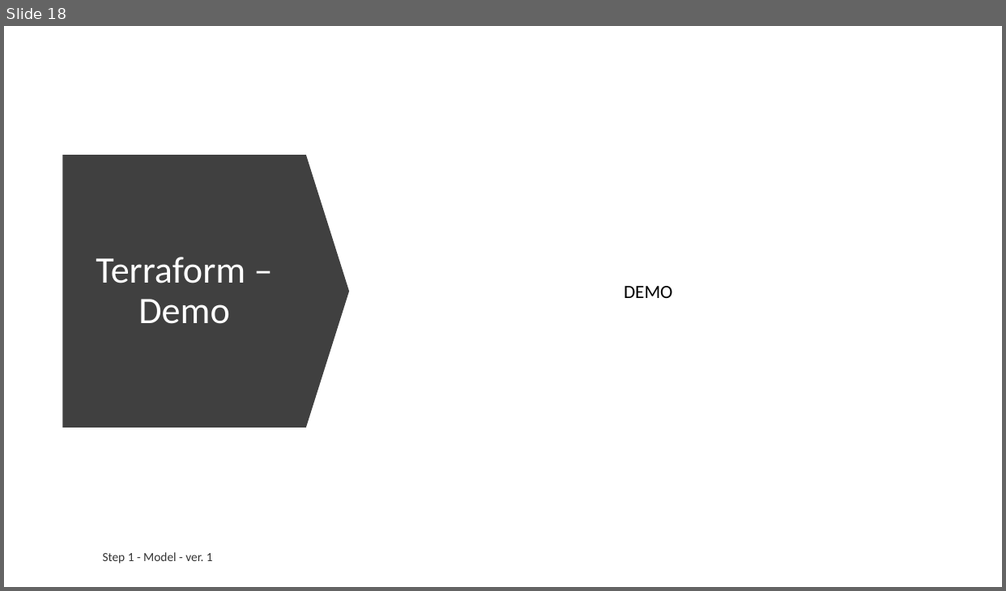
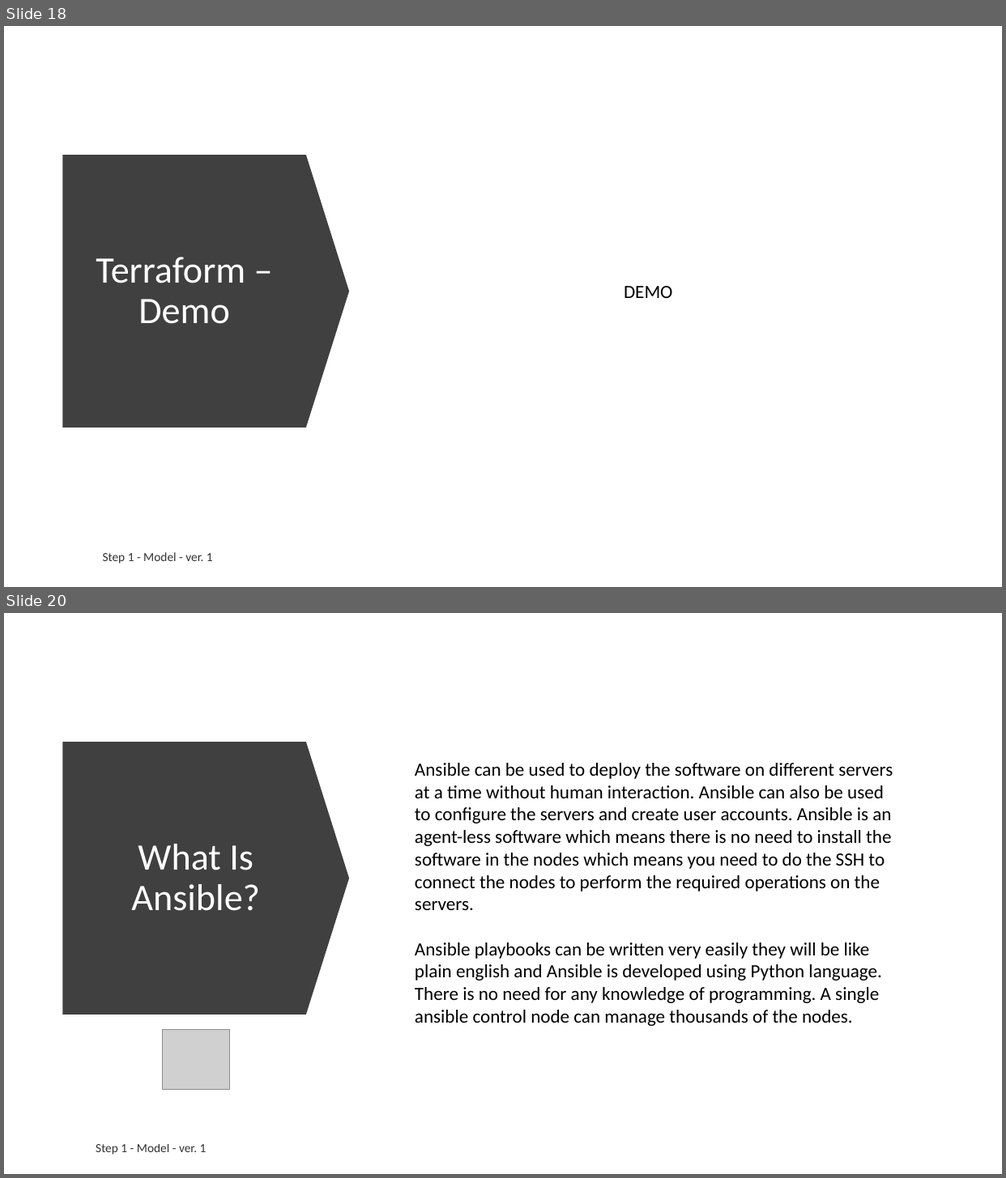
Before and after one commit to ext4dmin/DevOps-Mentorship, a slide deck: Step05-Infrastructure_as_a_Code_speach.pptx. Shown one above the other, each under a label of ours: slide 18 before the commit, slides 18 and 20 after it; the slides between them are not shown. The pictures are 1006x591 and 1006x1178 pixels, drawn with LibreOffice and Linux fonts; fonts in the diff are those of the drawing; grey boxes stand for pictures. Boxes give left, top, right and bottom in pixels: in the first picture for what was removed or moved away, otherwise in the second. Text is boxed around its words. In the diff, an @@ line names an element or a change of style, - is before the commit and + after.

Commit message:
Step 5. IaC: - To Review

```diff
--- a/Step05-Infrastructure_as_a_Code_speach.pptx
+++ b/Step05-Infrastructure_as_a_Code_speach.pptx
@@ slide 20 added at bbox=[4, 613, 1002, 1174], background #FFFFFF @@
@@ down arrow added at bbox=[63, 742, 350, 1015], fill #404040 @@
@@ text added at bbox=[415, 763, 893, 1026], 18 pt, text #000000 @@
+Ansible can be used to deploy the software on different servers at a time without human interaction. Ansible can also be used to configure the servers and create user accounts. Ansible is an agent-less software which means there is no need to install the software in the nodes which means you need to do the SSH to connect the nodes to perform the required operations on the servers.
+Ansible playbooks can be written very easily they will be like plain english and Ansible is developed using Python language. There is no need for any knowledge of programming. A single ansible control node can manage thousands of the nodes.
@@ title added at bbox=[131, 844, 260, 911], 36 pt, text #FFFFFF @@
+What Is Ansible?
@@ picture added at bbox=[163, 1030, 229, 1090] @@
@@ text added at bbox=[96, 1144, 206, 1155], 12 pt, text #000000 at 80% opacity @@
+Step 1 - Model - ver. 1
```
Also in this commit, not shown: 1 slide changed, 6 other slides added, 2 other files.
